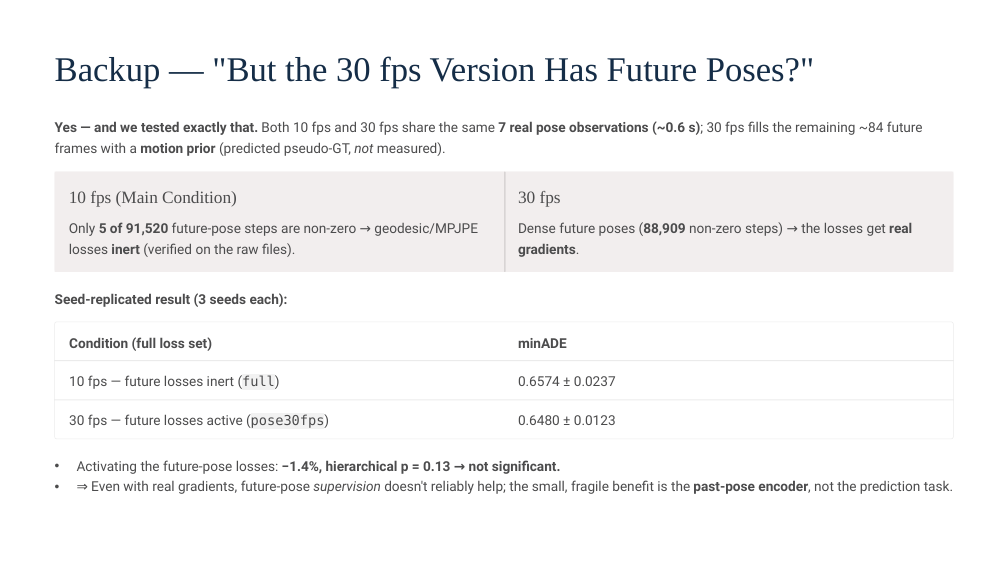
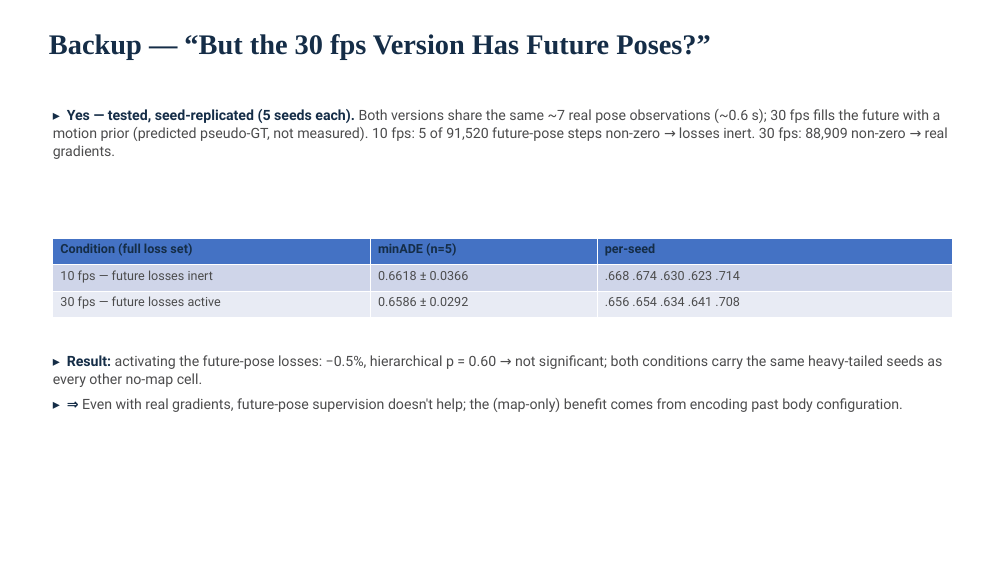
Before and after one commit to ers1804/MTR_with_poses, a slide deck: slide 12 of presentation/MTR-Pose_presentation.pptx. Drawn at 1008x567 pixels with LibreOffice and Linux fonts; fonts in the diff are those of the drawing; background and template pictures are left out. Boxes give left, top, right and bottom in pixels: in the first picture for what was removed or moved away, otherwise in the second. Text is boxed around its words. In the diff, an @@ line names an element or a change of style, - is before the commit and + after.

```diff
--- a/presentation/MTR-Pose_presentation.pptx
+++ b/presentation/MTR-Pose_presentation.pptx
@@ background #000000 to #FFFFFF @@
@@ rectangle removed at [0, 0, 1008, 567] @@
@@ text at [49, 34, 710, 59]: text changed; size 33 to 27 pt; bold on @@
-Backup — "But the 30 fps Version Has Future Poses?"
+Backup — “But the 30 fps Version Has Future Poses?”
@@ text at [53, 109, 948, 159]: text changed; size 13 to 13.5 pt @@
-Yes — and we tested exactly that. Both 10 fps and 30 fps share the same 7 real pose observations (~0.6 s); 30 fps fills the remaining ~84 future frames with a motion prior (predicted pseudo-GT, not measured).
+▸ Yes — tested, seed-replicated (5 seeds each). Both versions share the same ~7 real pose observations (~0.6 s); 30 fps fills the future with a motion prior (predicted pseudo-GT, not measured). 10 fps: 5 of 91,520 future-pose steps non-zero → losses inert. 30 fps: 88,909 non-zero → real gradients.
@@ rounded rectangle removed at [54, 172, 954, 272] @@
@@ rectangle removed at [54, 172, 504, 272] @@
@@ rectangle removed at [504, 172, 954, 272] @@
@@ rounded rectangle removed at [504, 172, 506, 272] @@
@@ text removed at [69, 191, 237, 207] @@
-10 fps (Main Condition)
@@ text removed at [518, 191, 561, 207] @@
-30 fps
@@ table added at [53, 238, 953, 318], 3 rows, 3 columns @@
+Condition (full loss set) | minADE (n=5) | per-seed
+10 fps — future losses inert | 0.6618 ± 0.0366 | .668 .674 .630 .623 .714
+30 fps — future losses active | 0.6586 ± 0.0292 | .656 .654 .634 .641 .708
@@ text removed at [69, 222, 478, 257] @@
-Only 5 of 91,520 future-pose steps are non-zero → geodesic/MPJPE losses inert (verified on the raw files).
@@ text removed at [518, 222, 912, 257] @@
-Dense future poses (88,909 non-zero steps) → the losses get real gradients.
@@ text removed at [55, 293, 288, 307] @@
-Seed-replicated result (3 seeds each):
@@ rounded rectangle removed at [54, 322, 954, 439] @@
@@ text at [53, 355, 942, 412]: text changed; size 13 to 13.5 pt @@
-• Activating the future-pose losses: −1.4%, hierarchical p = 0.13 → not significant.
-• ⇒ Even with real gradients, future-pose supervision doesn't reliably help; the small, fragile benefit is the past-pose encoder, not the prediction task.
+▸ Result: activating the future-pose losses: −0.5%, hierarchical p = 0.60 → not significant; both conditions carry the same heavy-tailed seeds as every other no-map cell.
+▸ ⇒ Even with real gradients, future-pose supervision doesn't help; the (map-only) benefit comes from encoding past body configuration.
@@ text removed at [69, 337, 212, 351] @@
-Condition (full loss set)
@@ text removed at [518, 338, 567, 348] @@
-minADE
@@ rectangle removed at [54, 361, 954, 361] @@
@@ text removed at [69, 375, 280, 389] @@
-10 fps — future losses inert (full)
@@ text removed at [518, 376, 616, 386] @@
-0.6574 ± 0.0237
@@ rectangle removed at [54, 399, 954, 400] @@
@@ text removed at [69, 414, 329, 428] @@
-30 fps — future losses active (pose30fps)
@@ text removed at [518, 415, 616, 425] @@
-0.6480 ± 0.0123
```
Also in this commit, not shown: 5 other slides changed, 1 slide added, 1 slide removed.
